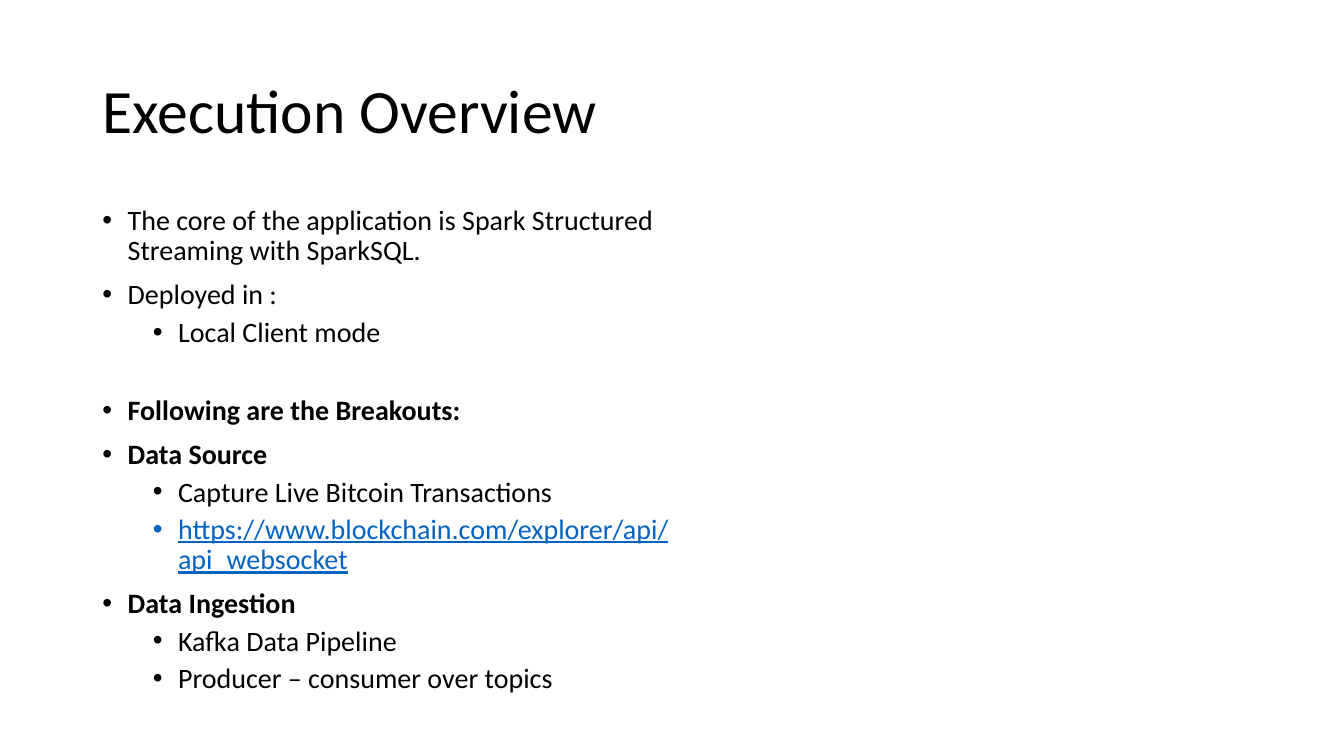
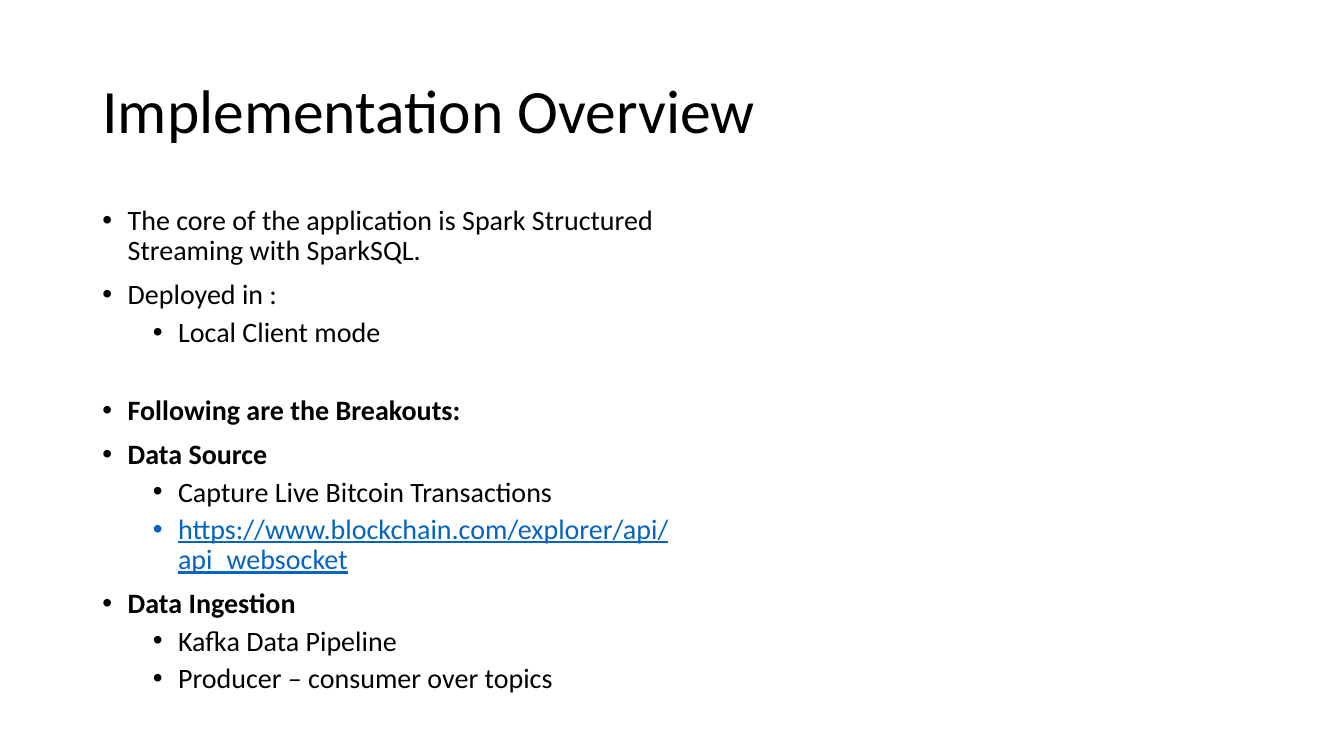
Before and after one commit to tejs13/Spark-Streaming-BTC, a slide deck: slide 4 of assets/CPSC 531 Final Presentation Real Time Analysis Of BTC Network Congestion.pptx. Drawn at 1344x756 pixels with LibreOffice and Linux fonts; fonts in the diff are those of the drawing. Boxes give left, top, right and bottom in pixels: in the first picture for what was removed or moved away, otherwise in the second. Text is boxed around its words. In the diff, an @@ line names an element or a change of style, - is before the commit and + after.

```diff
--- a/assets/CPSC 531 Final Presentation Real Time Analysis Of BTC Network Congestion.pptx
+++ b/assets/CPSC 531 Final Presentation Real Time Analysis Of BTC Network Congestion.pptx
@@ title at [102,90,755,143]: text changed @@
-Execution Overview
+Implementation Overview
```
Also in this commit, not shown: 5 other slides changed, 1 slide removed, 4 other files.
